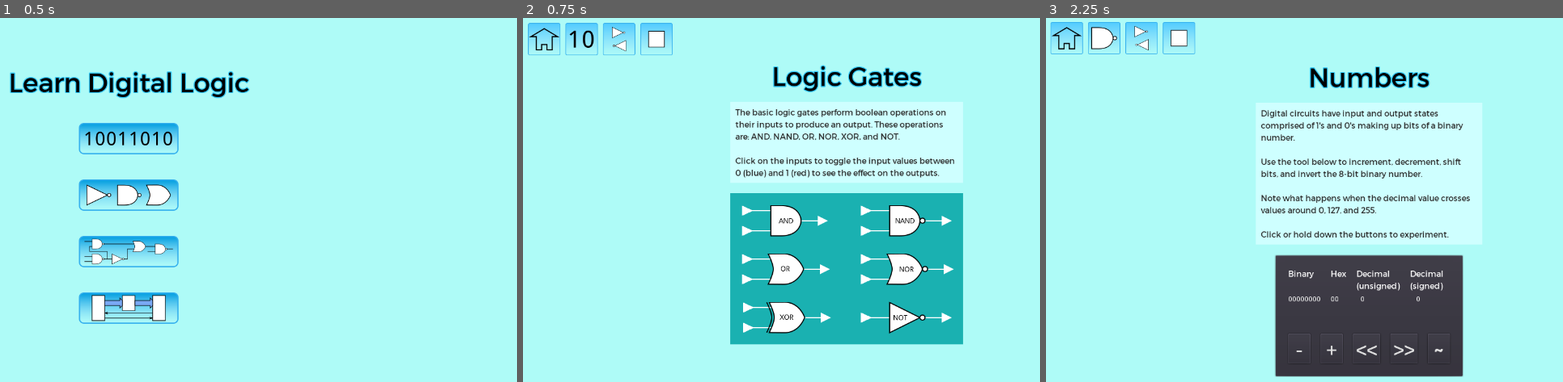
Above: before the commit, frames 1-3 (left to right).
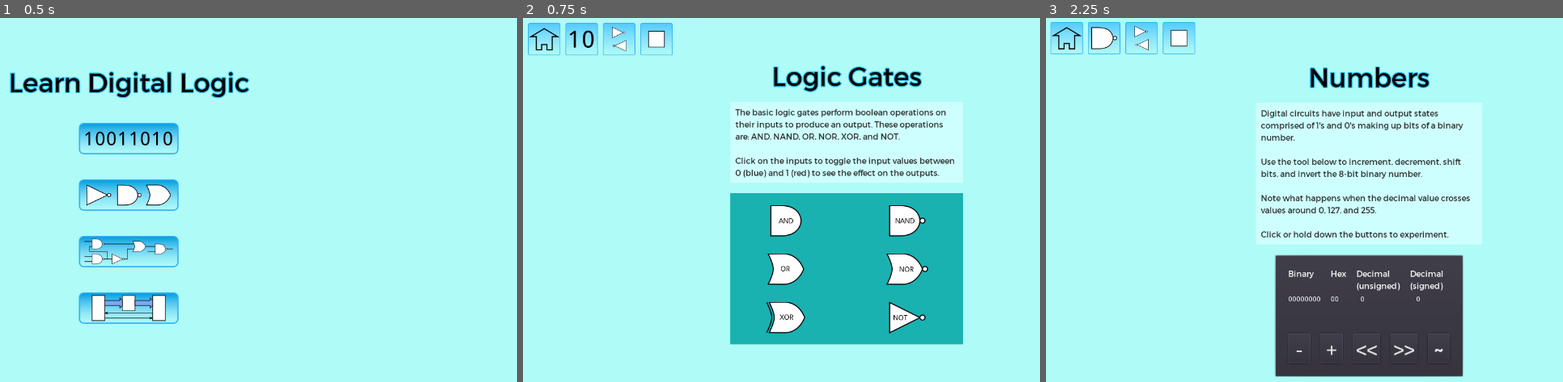
Above: after the commit, the same moments.

Repository: andrew-wilkes/digital-logic
Game: Godot game, scene res://Main.tscn
Same seed, same stepped clock (60 frames per second), same inputs: the game is played once before the commit and once after it.
Inputs (mouse positions are in pixels of both pictures, inside the frame that each line leads up to):
- Up to frame 1 (0.5 s): no input
- Up to frame 2 (0.75 s): click (652, 196) at 0.5 s
- Up to frame 3 (2.25 s): click (1066, 39) at 1.25 s; click (1175, 138) at 2 s

Frame 1 is identical in both runs. In frame 2, 0.8% of the frame differs, in the area x 42-84%, y 51-87%; in frame 3, nothing differs.
Error after the commit: Invalid get index 'position' (on base: 'null instance'). (res://Gates.gd:21)

Commit message:
Add support for multiple outputs from parts

Diff:
--- a/game/Circuit.gd
+++ b/game/Circuit.gd
@@ -18,11 +18,8 @@
 
 func _ready():
 	allow_testing()
-	# warning-ignore:return_value_discarded
 	$c/Confirm.connect("confirmed", self, "part_delete")
-	# warning-ignore:return_value_discarded
 	$c/FileDialog.connect("item_selected", self, "choose_circuit")
-	# warning-ignore:return_value_discarded
 	$c/DetailsDialog.connect("updated", self, "save_scene")
 	var data = g.load_file(g.PART_FILE_PATH + "data.json")
 	if data:
@@ -35,7 +32,6 @@
 		# Testing scene in isolation
 		var p = picker_scene.instance()
 		add_child(p)
-		# warning-ignore:return_value_discarded
 		p.connect("picked", self, "part_picked")
 
 
@@ -99,7 +95,8 @@
 func add_dots_to_all_wires():
 	# Add dots to 2nd point of all but furthest wire in x direction
 	for p in $Parts.get_children():
-		add_dots_to_wires(p.get_output_wires([]))
+		for w in p.get_output_wires():
+			add_dots_to_wires(w)
 
 
 func add_dots_to_wires(wires):
@@ -199,9 +196,9 @@
 		p.new_event()
 
 
-func state_changed(node: Part, state):
+func state_changed(node: Part, output_num, state):
 	# The output state of a part has changed
-	for wire in node.get_output_wires([]):
+	for wire in node.get_output_wires()[output_num]:
 		wire.set_color(state)
 		node = wire.end_pin.parent_part
 		node.update_output(wire.end_pin, state)
@@ -337,7 +334,6 @@
 		ch.owner = node
 	var result = scene.pack(node)
 	if result == OK:
-		# warning-ignore:return_value_discarded
 		ResourceSaver.save(g.PART_FILE_PATH + cid + ".tscn", scene)
 	# Assign ids to parts
 	var id = 0
@@ -349,8 +345,11 @@
 	for p in node.get_children():
 		p.owner = node
 		var _part = { "id": id, "wires": [], "label": "" }
-		for w in $Parts.get_child(id).get_output_wires([]):
-			_part.wires.append([w.end_pin.parent_part.id, w.end_pin.id])
+		for wires in $Parts.get_child(id).get_output_wires():
+			var pin_wires = []
+			for w in wires:
+				pin_wires.append([w.end_pin.parent_part.id, w.end_pin.id])
+			_part.wires.append(pin_wires)
 		if p.has_method("get_label"):
 			_part.label = p.get_label()
 		circuit.parts.append(_part)
@@ -383,7 +382,7 @@
 			for w in circuit.parts[id].wires:
 				# w is [end_pin.parent_part.id, end input pin.id]
 				var wire = wire_scene.instance()
-				wire.start_pin = p.get_node("Q")
+				wire.start_pin = p.get_node("Outputs").get_child(0)
 				wire.start_pin.parent_part = p
 				wire.start_pin.hide_it()
 				wire.end_pin = parts[w[0]].get_node("Inputs").get_child(w[1])
--- a/game/Gates.gd
+++ b/game/Gates.gd
@@ -17,7 +17,6 @@
 			i.z_index = -1
 			i.id = id
 			i.parent = part
-			# warning-ignore:return_value_discarded
 			i.connect("picked", self, "clicked")
 			i.position = pin.position - i.get_node("Q").position
 			part.add_child(i)
--- a/game/Logic.gd
+++ b/game/Logic.gd
@@ -5,9 +5,7 @@
 func _ready():
 	var menu = find_node("Menu")
 	menu.connect("button_pressed", self, "process_buttons")
-	# warning-ignore:return_value_discarded
 	$VBox/HBox2/PartsPicker.connect("picked", circuit, "part_picked")
-	# warning-ignore:return_value_discarded
 	$c/AccessoryPicker.connect("item_selected", self, "add_accessory_to_circuit")
 
 
--- a/game/NameDialog.gd
+++ b/game/NameDialog.gd
@@ -3,7 +3,6 @@
 signal confirmed(title, fn)
 
 func _ready():
-	# warning-ignore:return_value_discarded
 	$M/Grid/OK.connect("button_down", self, "confirm")
 	if get_parent().name == "root":
 		show()
--- a/game/parts/Gate.gd
+++ b/game/parts/Gate.gd
@@ -12,15 +12,16 @@
 	z_index = 1 # Display above wires
 	connect_signals()
 	var i = 0
-	for node in $Inputs.get_children():
-		node.hide_it()
+	for pin in $Inputs.get_children():
+		pin.hide_it()
 		inputs.append(false)
-		node.id = i
-		connect_pin(node)
+		pin.id = i
+		connect_pin(pin)
 		i += 1
-	connect_pin($Q)
-	$Q.hide_it()
-	$Q.is_output = true
+	for pin in $Outputs.get_children():
+		connect_pin(pin)
+		pin.hide_it()
+		pin.is_output = true
 	set_output(true)
 
 
@@ -35,7 +36,7 @@
 	pin.was_connected_to = true
 	inputs[pin.id] = state
 	set_output(state)
-	emit_signal("state_changed", self, output)
+	emit_signal("state_changed", self, 0, output)
 
 
 func set_output(state):
--- a/game/parts/Input.gd
+++ b/game/parts/Input.gd
@@ -6,9 +6,9 @@
 	color = g.COLOR_UNDEFINED
 	modulate = color
 	connect_signals()
-	connect_pin($Q)
-	$Q.is_output = true
-	$Q.hide_it()
+	connect_pin($Outputs/Q)
+	$Outputs/Q.is_output = true
+	$Outputs/Q.hide_it()
 
 
 func get_label():
--- a/game/parts/Part.gd
+++ b/game/parts/Part.gd
@@ -4,7 +4,7 @@
 
 signal pinclick(gate, pin)
 signal wire_attached(pin, state)
-signal state_changed(node, state)
+signal state_changed(node, output_index, state)
 signal picked(node)
 signal dropped
 signal doubleclick
@@ -47,18 +47,16 @@
 
 
 func connect_signals():
-	# warning-ignore:return_value_discarded
 	$Area2D.connect("mouse_entered", self, "mouse_entered")
-	# warning-ignore:return_value_discarded
 	$Area2D.connect("mouse_exited", self, "mouse_exited")
-	# warning-ignore:return_value_discarded
 	$Area2D.connect("input_event", self, "input_event")
 
 
-func connect_pin(node):
-	node.connect("mouse_entered", self, "pin_enter", [node])
-	node.connect("mouse_exited", self, "pin_exit", [node])
-	node.connect("input_event", self, "pin_click", [node])
+func connect_pin(pin: Pin):
+	pin.connect("mouse_entered", self, "pin_enter", [pin])
+	pin.connect("mouse_exited", self, "pin_exit", [pin])
+	pin.connect("input_event", self, "pin_click", [pin])
+	pin.parent_part = self
 
 
 func pin_enter(pin: Pin):
@@ -66,7 +64,7 @@
 		pin.show_it()
 		# Try to attach end of wire to unconnected input pin
 		if g.wire && !pin.is_output && pin.wires.size() < 1:
-			var source_part = g.wire.start_pin.get_parent()
+			var source_part = g.wire.start_pin.parent_part
 			if source_part != self:
 				pin.wires.append(g.wire)
 				pin.parent_part = self
@@ -111,13 +109,14 @@
 	emit_signal("pinclick", self, node)
 
 
+# Change color of Input part and signal change of state
 func change_input_state(value):
 	state = value
 	output = state
 	color = g.get_state_color(state)
 	$Symbol.modulate = color
 	emit_signal("new_event")
-	emit_signal("state_changed", self, state)
+	emit_signal("state_changed", self, 0, state)
 
 
 func input_event(_viewport, event, _shape_idx):
@@ -131,44 +130,32 @@
 
 
 func highlight_pins():
-	if has_node("Q"):
-		$Q.show_it()
+	for pin in $Outputs.get_children():
+		pin.show_it()
 	for pin in $Inputs.get_children():
 		pin.show_it()
 
 
 func update_wire_positions():
-	if has_node("Q"):
-		for i in $Q.wires.size():
-			$Q.wires[i].points[0] = position + $Q.position
+	for pin in $Outputs.get_children():
+		for w in pin.wires:
+			w.points[0] = position + pin.position
 	for pin in $Inputs.get_children():
 		if pin.wires.size() > 0:
 			pin.wires[0].points[-1] = position + pin.position
 
 
-func get_wires():
-	return get_input_wires(get_output_wires([]))
-
-
-func get_output_wires(wires):
-	if has_node("Q"):
-		for i in $Q.wires.size():
-			wires.append($Q.wires[i])
-	return wires
-
-
-func get_input_wires(wires):
-	for pin in $Inputs.get_children():
-		pin.parent_part = self
-		if pin.wires.size() > 0:
-			wires.append(pin.wires[0])
-	return wires
+func get_output_wires():
+	var w = []
+	for pin in $Outputs.get_children():
+		w.append(pin.wires)
+	return w
 
 
 func delete_wires():
-	if has_node("Q"):
-		for i in $Q.wires.size():
-			$Q.wires[0].delete() # The delete operation removes element from array shrinking it.
+	for pin in $Outputs.get_children():
+		for w in pin.wires:
+			w.delete() # The delete operation removes element from array shrinking it.
 	for pin in $Inputs.get_children():
 		if pin.wires.size() > 0:
 			pin.wires[0].delete()
--- a/game/parts/aAND.tscn
+++ b/game/parts/aAND.tscn
@@ -36,7 +36,9 @@
 [node name="B" parent="Inputs" instance=ExtResource( 3 )]
 position = Vector2( -31, 20 )
 
-[node name="Q" parent="." instance=ExtResource( 3 )]
+[node name="Outputs" type="Node2D" parent="."]
+
+[node name="Q" parent="Outputs" instance=ExtResource( 3 )]
 position = Vector2( 31, 0 )
 
 [node name="Area2D" type="Area2D" parent="."]
--- a/game/parts/accessories/7Segment.tscn
+++ b/game/parts/accessories/7Segment.tscn
@@ -207,4 +207,6 @@
 [node name="Pin8" parent="Inputs" instance=ExtResource( 1 )]
 position = Vector2( -80, 70 )
 scale = Vector2( 0.5, 0.5 )
+
+[node name="Outputs" type="Node2D" parent="."]
 [connection signal="timeout" from="Timer" to="." method="_on_Timer_timeout"]
--- a/game/parts/bNAND.tscn
+++ b/game/parts/bNAND.tscn
@@ -35,7 +35,9 @@
 [node name="B" parent="Inputs" instance=ExtResource( 3 )]
 position = Vector2( -36, 20 )
 
-[node name="Q" parent="." instance=ExtResource( 3 )]
+[node name="Outputs" type="Node2D" parent="."]
+
+[node name="Q" parent="Outputs" instance=ExtResource( 3 )]
 position = Vector2( 36, 0 )
 
 [node name="Area2D" type="Area2D" parent="."]
--- a/game/parts/cOR.tscn
+++ b/game/parts/cOR.tscn
@@ -36,7 +36,9 @@
 [node name="B" parent="Inputs" instance=ExtResource( 2 )]
 position = Vector2( -31, 20 )
 
-[node name="Q" parent="." instance=ExtResource( 2 )]
+[node name="Outputs" type="Node2D" parent="."]
+
+[node name="Q" parent="Outputs" instance=ExtResource( 2 )]
 position = Vector2( 35, 0 )
 
 [node name="Area2D" type="Area2D" parent="."]
--- a/game/parts/dNOR.tscn
+++ b/game/parts/dNOR.tscn
@@ -35,14 +35,16 @@
 [node name="B" parent="Inputs" instance=ExtResource( 2 )]
 position = Vector2( -36, 20 )
 
+[node name="Outputs" type="Node2D" parent="."]
+
+[node name="Q" parent="Outputs" instance=ExtResource( 2 )]
+position = Vector2( 40, 0 )
+
 [node name="Area2D" type="Area2D" parent="."]
 
 [node name="CollisionShape2D" type="CollisionShape2D" parent="Area2D"]
 position = Vector2( 3, 0 )
 shape = SubResource( 1 )
-
-[node name="Q" parent="." instance=ExtResource( 2 )]
-position = Vector2( 40, 0 )
 
 [node name="Region" type="ReferenceRect" parent="."]
 margin_left = -50.0
--- a/game/parts/eNOT.tscn
+++ b/game/parts/eNOT.tscn
@@ -32,7 +32,9 @@
 [node name="A" parent="Inputs" instance=ExtResource( 3 )]
 position = Vector2( -36, 0 )
 
-[node name="Q" parent="." instance=ExtResource( 3 )]
+[node name="Outputs" type="Node2D" parent="."]
+
+[node name="Q" parent="Outputs" instance=ExtResource( 3 )]
 position = Vector2( 36, 0 )
 
 [node name="Area2D" type="Area2D" parent="."]
--- a/game/parts/fXOR.tscn
+++ b/game/parts/fXOR.tscn
@@ -35,7 +35,9 @@
 [node name="B" parent="Inputs" instance=ExtResource( 2 )]
 position = Vector2( -29, 20 )
 
-[node name="Q" parent="." instance=ExtResource( 2 )]
+[node name="Outputs" type="Node2D" parent="."]
+
+[node name="Q" parent="Outputs" instance=ExtResource( 2 )]
 position = Vector2( 37, 0 )
 
 [node name="Area2D" type="Area2D" parent="."]
--- a/game/parts/misc/XNOR.tscn
+++ b/game/parts/misc/XNOR.tscn
@@ -35,8 +35,9 @@
 [node name="B" parent="Inputs" instance=ExtResource( 2 )]
 position = Vector2( -34, 20 )
 
-[node name="Q" parent="." instance=ExtResource( 2 )]
-visible = false
+[node name="Outputs" type="Node2D" parent="."]
+
+[node name="Q" parent="Outputs" instance=ExtResource( 2 )]
 position = Vector2( 44, 0 )
 
 [node name="Area2D" type="Area2D" parent="."]
--- a/game/parts/zInput.tscn
+++ b/game/parts/zInput.tscn
@@ -32,7 +32,9 @@
 
 [node name="Inputs" type="Node2D" parent="."]
 
-[node name="Q" parent="." instance=ExtResource( 3 )]
+[node name="Outputs" type="Node2D" parent="."]
+
+[node name="Q" parent="Outputs" instance=ExtResource( 3 )]
 position = Vector2( 20, 0 )
 
 [node name="Region" type="ReferenceRect" parent="."]
--- a/game/parts/zOutput.tscn
+++ b/game/parts/zOutput.tscn
@@ -27,6 +27,8 @@
 
 [node name="A" parent="Inputs" instance=ExtResource( 3 )]
 position = Vector2( -20, 0 )
+
+[node name="Outputs" type="Node2D" parent="."]
 
 [node name="Area2D" type="Area2D" parent="."]
 position = Vector2( -20, 0 )
--- a/game/project.godot
+++ b/game/project.godot
@@ -45,6 +45,10 @@
 
 g="*res://g.gd"
 
+[debug]
+
+gdscript/warnings/return_value_discarded=false
+
 [display]
 
 window/size/width=1280
